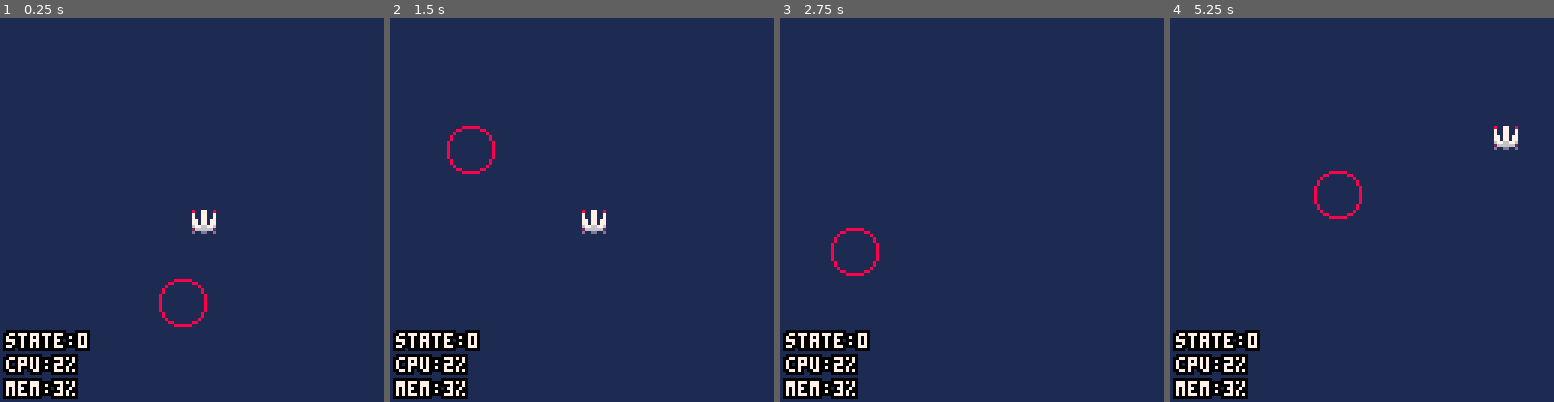
Above: before the commit, frames 1-4 (left to right).
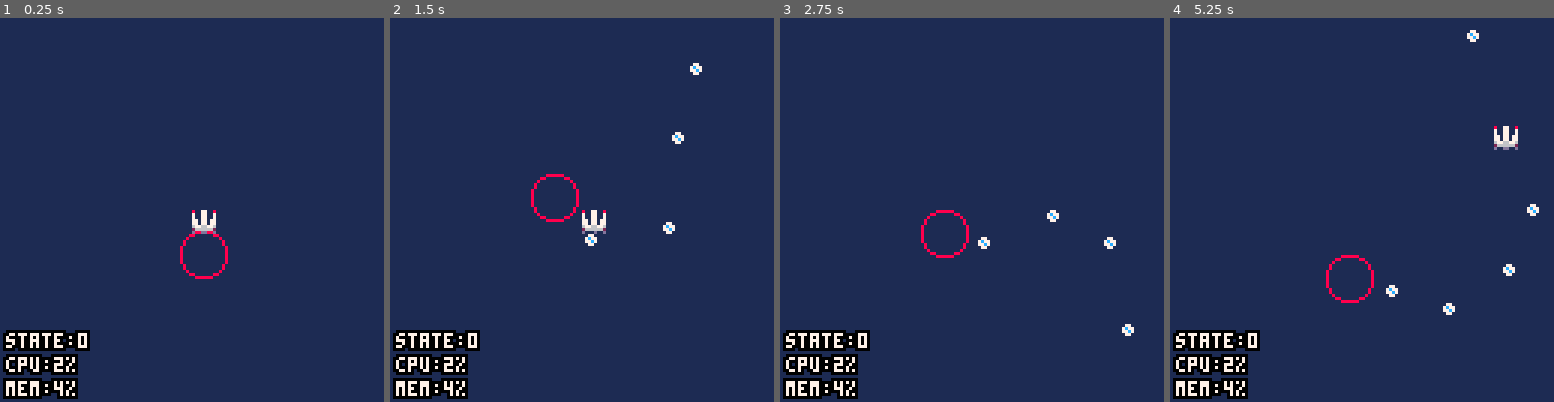
Above: after the commit, the same moments.

Repository: QuentinWidlocher/YogcastJam2020
Game: PICO-8 cartridge game.p8
The game is run twice, just before and just after one commit, with the same random seed, the same clock (stepped at 60 frames per second) and the same inputs.
Inputs:
- Up to frame 1 (0.25 s): no input
- Up to frame 2 (1.5 s): tap X (X key) at 0.33, 1.07 s; tap O (Z key) at 0.7 s
- Up to frame 3 (2.75 s): hold Right 1.6-2.1 s; tap O (Z key) at 1.7, 2.1, 2.5 s; tap X (X key) at 1.85 s; hold Up 2.15-2.42 s; hold Right from 2.47 s (still down)
- Up to frame 4 (5.25 s): tap O (Z key) every 0.4 s from 2.9 to 4.9 s; tap X (X key) at 2.97, 4.08, 5.2 s; release Right at 3.03 s; hold Left 3.08-3.58 s; hold Down 3.63-3.97 s; hold Right 4.02-4.68 s; hold Up 4.73-5.03 s; hold Left from 5.08 s (still down)

The runs differ from the first frame. In frame 1, 0.6% of the frame differs, in the area x 13-60%, y 55-100%; in frame 2, 0.9%; in frame 3, 0.9%; in frame 4, 1.0%, in the area x 13-97%, y 3-100%.

Commit message:
:sparkles: Add enemy attacks

Diff:
--- a/game.p8
+++ b/game.p8
@@ -8,25 +8,28 @@
 
 #include src/models/entity.model.lua
 #include src/models/game-object.model.lua
+#include src/models/bullet.model.lua
 #include src/models/player.model.lua
 #include src/models/basic-enemy.model.lua
 #include src/models/camera.model.lua
 
 #include src/init/camera.init.lua
 #include src/init/player.init.lua
+#include src/init/bullets.init.lua
 #include src/init/enemies.init.lua
 #include src/init/main.init.lua
 #include src/init/player.init.lua
 
 #include src/update/camera.update.lua
 #include src/update/player.update.lua
+#include src/update/bullets.update.lua
 #include src/update/enemies.update.lua
 #include src/update/main.update.lua
-#include src/update/player.update.lua
 
 #include src/draw/debug.draw.lua
 #include src/draw/player.draw.lua
 #include src/draw/enemies.draw.lua
+#include src/draw/bullets.draw.lua
 #include src/draw/main.draw.lua
 #include src/draw/player.draw.lua
 
@@ -64,12 +67,12 @@
 00000000000000000000000000000000000000000000000000000000000000000000000000000000000000000000000000000000000000000000000000000000
 00000000000000000000000000000000000000000000000000000000000000000000000000000000000000000000000000000000000000000000000000000000
 00000888888000000000000000000000000000000000000000000000000000000000000000000000000000000000000000000000000000000000000000000000
-00088000000880000000000000000000000000000000000000000000000000000000000000000000000000000000000000000000000000000000000000000000
-00800000000008000000000000000000000000000000000000000000000000000000000000000000000000000000000000000000000000000000000000000000
-08000000000000800000000000000000000000000000000000000000000000000000000000000000000000000000000000000000000000000000000000000000
-08000000000000800000000000000000000000000000000000000000000000000000000000000000000000000000000000000000000000000000000000000000
-80000000000000080000000000000000000000000000000000000000000000000000000000000000000000000000000000000000000000000000000000000000
-80000000000000080000000000000000000000000000000000000000000000000000000000000000000000000000000000000000000000000000000000000000
+00088000000880000001100000000000000000000000000000000000000000000000000000000000000000000000000000000000000000000000000000000000
+00800000000008000017710000000000000000000000000000000000000000000000000000000000000000000000000000000000000000000000000000000000
+0800000000000080017c771000000000000000000000000000000000000000000000000000000000000000000000000000000000000000000000000000000000
+08000000000000800177c71000000000000000000000000000000000000000000000000000000000000000000000000000000000000000000000000000000000
+80000000000000080017710000000000000000000000000000000000000000000000000000000000000000000000000000000000000000000000000000000000
+80000000000000080001100000000000000000000000000000000000000000000000000000000000000000000000000000000000000000000000000000000000
 80000000000000080000000000000000000000000000000000000000000000000000000000000000000000000000000000000000000000000000000000000000
 80000000000000080000000000000000000000000000000000000000000000000000000000000000000000000000000000000000000000000000000000000000
 80000000000000080000000000000000000000000000000000000000000000000000000000000000000000000000000000000000000000000000000000000000
--- a/src/declarations.lua
+++ b/src/declarations.lua
@@ -509,6 +509,11 @@
 ---@return number
 function sin(x) end
 
+--- square root
+---@param x number
+---@return number
+function sqrt(x) end
+
 --- set random seed
 ---@param x number
 function srand(x) end
--- /dev/null
+++ b/src/draw/bullets.draw.lua
@@ -0,0 +1,3 @@
+function draw_bullets()
+    foreach(bulletPool, function (bullet) bullet:draw() end)
+end
--- a/src/draw/main.draw.lua
+++ b/src/draw/main.draw.lua
@@ -8,5 +8,6 @@
 function draw_game()
     draw_enemies()
     draw_player()
+    draw_bullets()
     draw_debug(true)
 end
--- a/src/helpers.lua
+++ b/src/helpers.lua
@@ -96,9 +96,30 @@
     return x > 0 and x < SCREEN_SIZE
 end
 
+---@param forceToEight boolean
 ---@return Vector
-function getRandomDirection()
-    return { x = 1 - rnd(2), y = 1 - rnd(2) }
+function getRandomDirection(forceToEight)
+    if forceToEight then
+        return { x = 1 - flr(rnd(2)), y = 1 - flr(rnd(2)) }
+    else
+        return { x = 1 - rnd(2), y = 1 - rnd(2) }
+    end
+end
+
+---@param v Vector
+---@return number
+function getVectorLength(v)
+    return sqrt(v.x * v.x + v.y * v.y)
+end
+
+---@param v Vector
+---@return Vector
+function normalize(v)
+    local length = getVectorLength(v)
+    return {
+        x = v.x / length,
+        y = v.y / length,
+    }
 end
 
 -- === Moses === --
--- /dev/null
+++ b/src/init/bullets.init.lua
@@ -0,0 +1,6 @@
+---@type Bullet[]
+    bulletPool = {}
+
+function init_bullets()
+    foreach(bulletPool, function (bullet) bullet:init() end)
+end
--- a/src/init/main.init.lua
+++ b/src/init/main.init.lua
@@ -7,4 +7,5 @@
     init_camera()
     init_player()
     init_enemies()
+    init_bullets()
 end
--- a/src/models/basic-enemy.model.lua
+++ b/src/models/basic-enemy.model.lua
@@ -2,14 +2,41 @@
 ---@field public speed number
 ---@field public dir Vector
 ---@field public hp integer
+---@field public movingCooldown table
+---@field public shootingCooldown table
+---@field public bulletPool Bullet[]
 BasicEnemy = GameObject:new({
-    speed = 3,
+    speed = 1,
     dir = getRandomDirection(),
     hp = 1,
-    movingCooldown = { value = 10, max = 10}
+    movingCooldown = { value = 10, max = 10},
+    shootingCooldown = { value = 10, max = 10},
 })
 
 function BasicEnemy:update()
+    self:shoot()
+    self:move()
+end
+
+function BasicEnemy:shoot()
+    self.shootingCooldown.value = self.shootingCooldown.value - 1
+
+    if self.shootingCooldown.value <= 0 then
+        local pos = self:getCenteredPos()
+        add(bulletPool, Bullet:new({
+            x = pos.x,
+            y = pos.y,
+            playerVersion = false,
+            dir = normalize({
+                x = player.x - self.x,
+                y = player.y - self.y,
+            })
+        }))
+        self.shootingCooldown.value = self.shootingCooldown.max
+    end
+end
+
+function BasicEnemy:move()
     self.movingCooldown.value = self.movingCooldown.value - 1
 
     local function changeDirection()
--- /dev/null
+++ b/src/models/bullet.model.lua
@@ -0,0 +1,30 @@
+---@class Bullet
+---@field private top_left_sprite integer
+---@field public enemyVersionSprite integer
+---@field public playerVersionSprite integer
+---@field public playerVersion boolean
+---@field public dir Vector
+Bullet = GameObject:new({
+    top_left_sprite = 66,
+    enemyVersionSprite = 66,
+    playerVersionSprite = 66,
+    playerVersion = true,
+
+    speed = 2,
+    dir = { x = 0, y = 0 },
+    lifetime = 60,
+    life = 0,
+
+    w = fromOct(1),
+    h = fromOct(1)
+})
+
+function Bullet:init()
+    self.top_left_sprite = self.playerVersion and self.playerVersionSprite or self.enemyVersionSprite
+end
+
+function Bullet:update()
+    self.x = self.x + (self.dir.x * self.speed)
+    self.y = self.y + (self.dir.y * self.speed)
+    self.life = self.life + 1
+end
--- /dev/null
+++ b/src/update/bullets.update.lua
@@ -0,0 +1,15 @@
+function update_bullets()
+    -- foreach(bulletPool,
+    -- function (bullet)
+    --     bullet:update()
+    --     if (bullet.life >= bullet.lifeTime) then del(bulletPool, bullet) end
+    -- end)
+
+    for i, bullet in pairs(bulletPool) do
+        bullet:update()
+
+        if (bullet.life >= bullet.lifetime) then
+            deli(bulletPool, i)
+        end
+    end
+end
--- a/src/update/main.update.lua
+++ b/src/update/main.update.lua
@@ -4,4 +4,5 @@
     update_camera()
     update_player()
     update_enemies()
+    update_bullets()
 end
